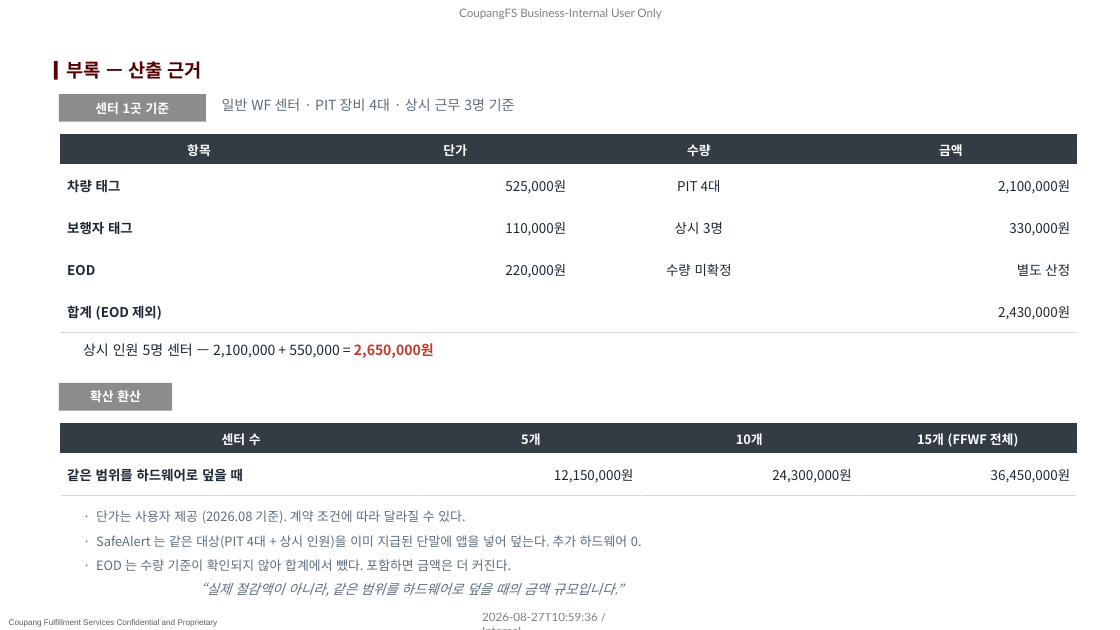
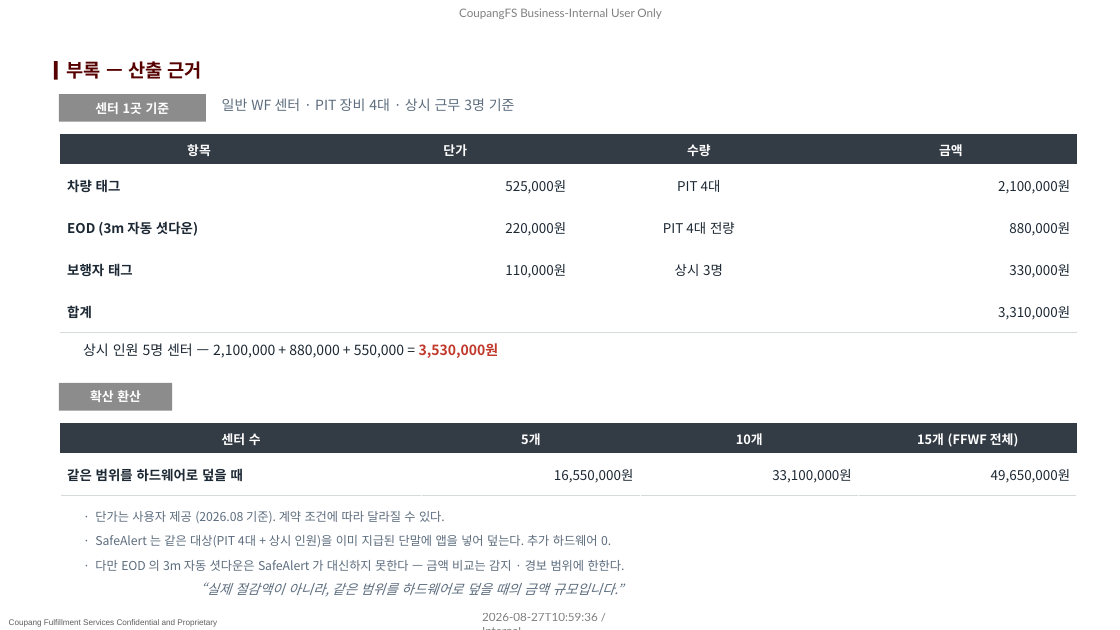
Before and after one commit to pslymzero-cyber/SafeAlert, a slide deck: slide 13 of docs/presentation/company_form/SafeAlert_보고_2026.08.pptx. Drawn at 1120x630 pixels with LibreOffice and Linux fonts; fonts in the diff are those of the drawing; background and template pictures are left out. Boxes give left, top, right and bottom in pixels: in the first picture for what was removed or moved away, otherwise in the second. Text is boxed around its words. In the diff, an @@ line names an element or a change of style, - is before the commit and + after.

```diff
--- a/docs/presentation/company_form/SafeAlert_보고_2026.08.pptx
+++ b/docs/presentation/company_form/SafeAlert_보고_2026.08.pptx
@@ table at (60, 134, 1077, 333) @@
+row 3: EOD (3m 자동 셧다운) | 220,000원 | PIT 4대 전량 | 880,000원
-row 4: EOD | 220,000원 | 수량 미확정 | 별도 산정
-row 5: 합계 (EOD 제외) |  |  | 2,430,000원
+row 5: 합계 |  |  | 3,310,000원
@@ text at (83, 343, 499, 358): text changed @@
-상시 인원 5명 센터 — 2,100,000 + 550,000 = 2,650,000원
+상시 인원 5명 센터 — 2,100,000 + 880,000 + 550,000 = 3,530,000원
@@ table at (60, 423, 1077, 496) @@
-row 2: 같은 범위를 하드웨어로 덮을 때 | 12,150,000원 | 24,300,000원 | 36,450,000원
+row 2: 같은 범위를 하드웨어로 덮을 때 | 16,550,000원 | 33,100,000원 | 49,650,000원
@@ text "· 단가는 사용자 제공 (2026.08 ..." at (95, 511, 445, 523): size 11 to 10.5 pt @@
@@ text "· SafeAlert 는 같은 대상(PIT ..." at (95, 535, 611, 547): size 11 to 10.5 pt @@
@@ text at (95, 560, 625, 571): text changed; size 11 to 10.5 pt @@
-· EOD 는 수량 기준이 확인되지 않아 합계에서 뺐다. 포함하면 금액은 더 커진다.
+· 다만 EOD 의 3m 자동 셧다운은 SafeAlert 가 대신하지 못한다 — 금액 비교는 감지 · 경보 범위에 한한다.
```
Also in this commit, not shown: 3 other slides changed, 2 other files.
